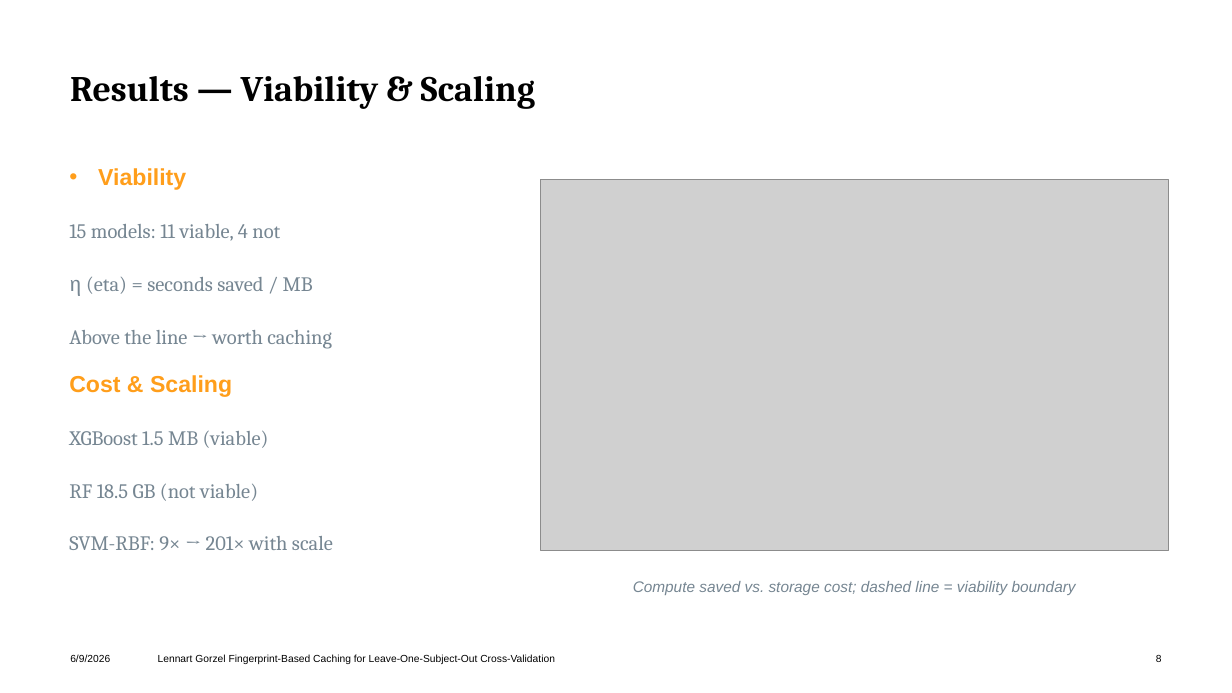
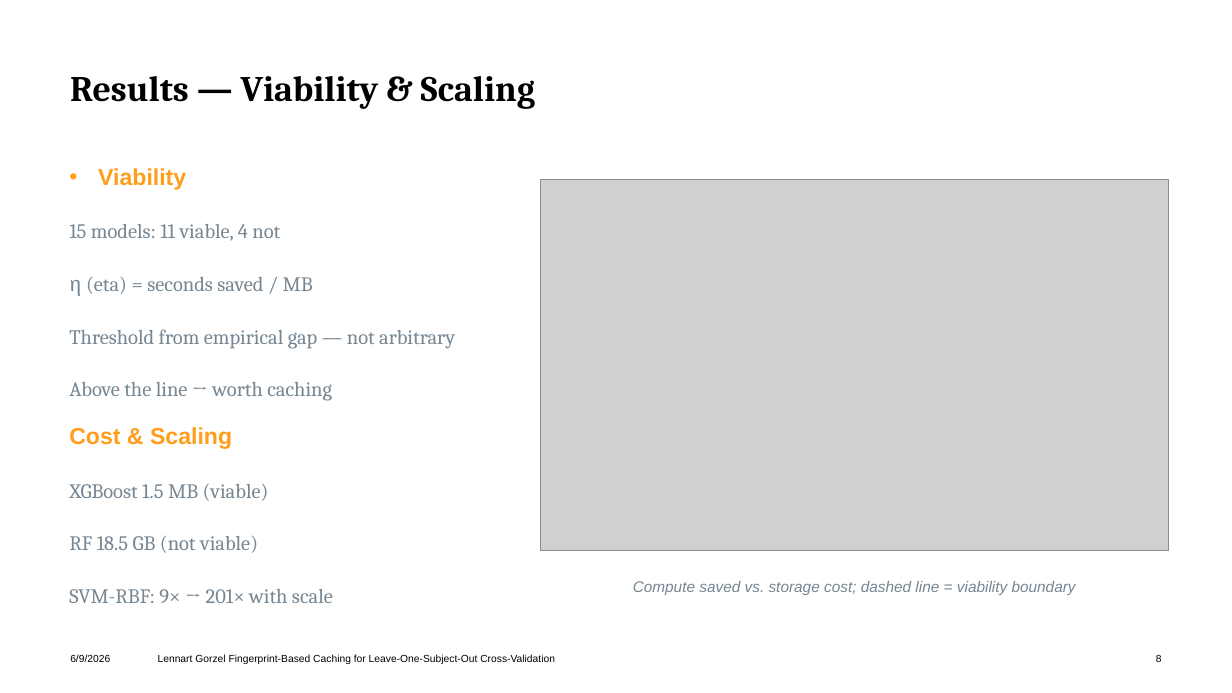
Before and after one commit to Horsti95/BachlorThesis, a slide deck: slide 8 of thesis/presentation/Thesis_Presentation_Gorzel.pptx. Drawn at 1232x693 pixels with LibreOffice and Linux fonts; fonts in the diff are those of the drawing; grey boxes stand for pictures; background and template pictures are left out. Boxes give left, top, right and bottom in pixels: in the first picture for what was removed or moved away, otherwise in the second. Text is boxed around its words. In the diff, an @@ line names an element or a change of style, - is before the commit and + after.

```diff
--- a/thesis/presentation/Thesis_Presentation_Gorzel.pptx
+++ b/thesis/presentation/Thesis_Presentation_Gorzel.pptx
@@ text at <box>69,329,455,349</box>: paragraph added @@
+  Threshold from empirical gap — not arbitrary
```
Also in this commit, not shown: 3 other slides changed, 1 other file.
